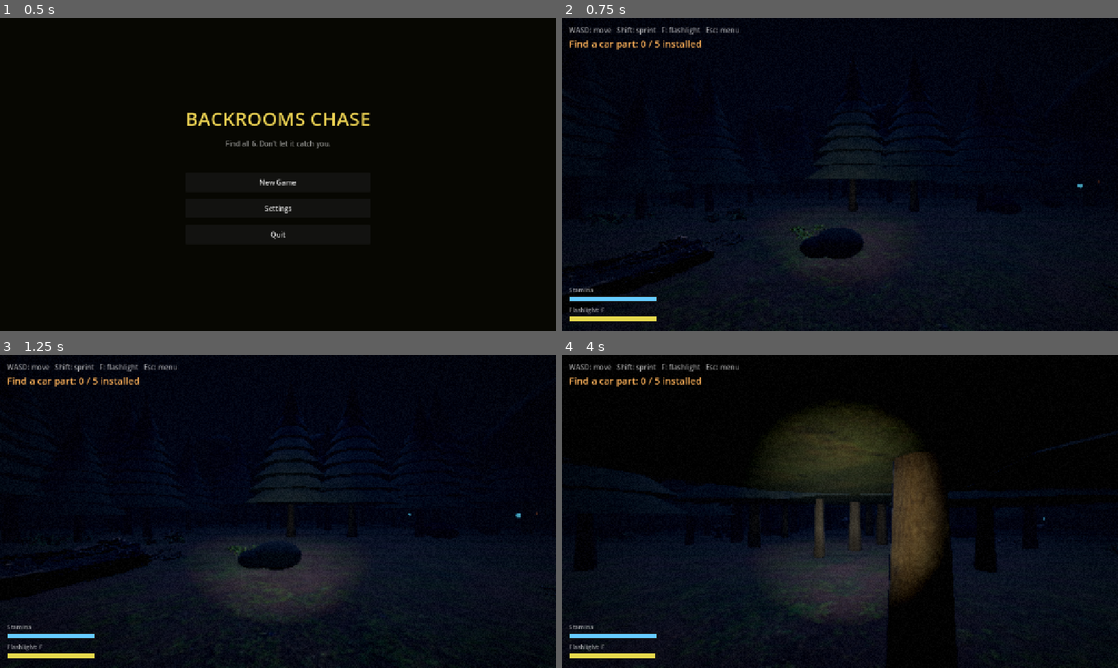
Above: before the commit, frames 1-4 (two rows, left to right).
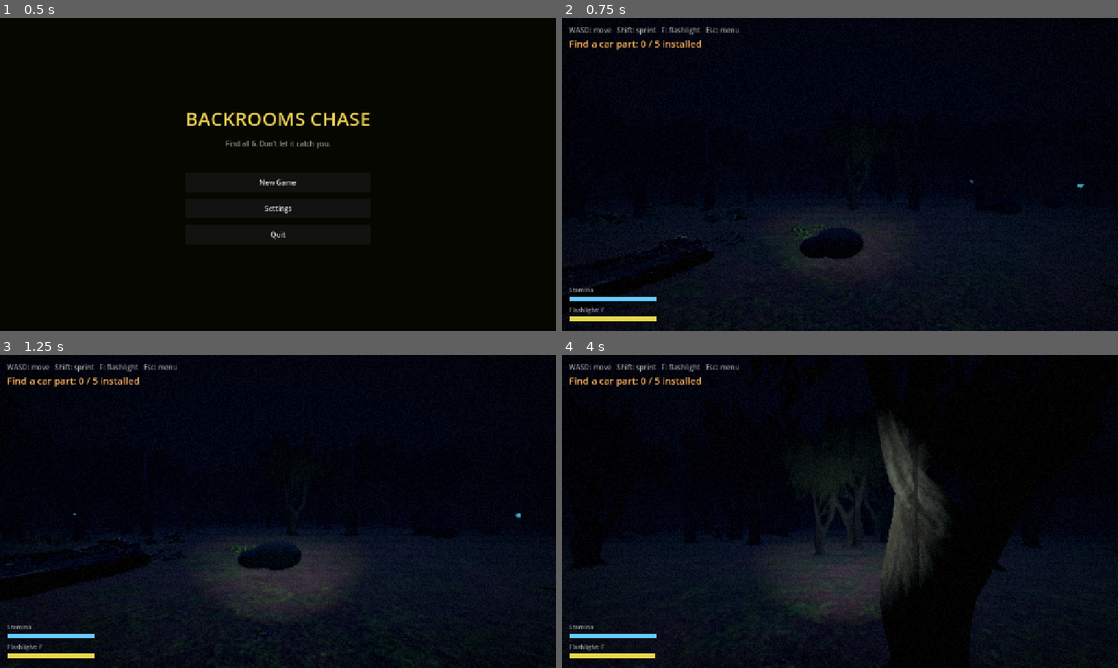
Above: after the commit, the same moments.

Repository: moorejasper060-oss/backrooms-chase
Game: Godot game, scene res://menu.tscn
Two runs of this game, one before a commit and one after it. Both use one fixed random seed, a clock stepped at 60 frames per second and the inputs below.
Inputs (mouse positions are in pixels of both pictures, inside the frame that each line leads up to):
- Up to frame 1 (0.5 s): no input
- Up to frame 2 (0.75 s): click "New Game" at 0.5 s
- Up to frame 3 (1.25 s): no input
- Up to frame 4 (4 s): tap Enter (ui_accept) at 1.25, 1.52, 2.27, 3.77 s; move the mouse to (867, 511) at 1.27 s; hold F (flashlight) 1.28-2.03 s; hold W (move_forward) from 1.28 s (still down); tap Shift (sprint) at 1.55, 2.1, 3.05 s; move the mouse to (812, 511) at 2.02 s; tap F (flashlight) at 2.3, 3.8 s; move the mouse to (851, 505) at 2.77 s; hold F (flashlight) 2.78-3.53 s; move the mouse to (834, 517) at 3.52 s; tap E (interact) at 3.6 s

Frame 1 is identical in both runs. In frame 2, 0.4% of the frame differs, in the area x 46-97%, y 13-62%; in frame 3, 0.9%; in frame 4, 8.5%, in the area x 15-98%, y 17-98%.

Commit message:
Real-tree billboard impostors + fewer items + relentless monster
Trees: drop the primitive/cone canopies for real-tree billboard impostors. A
photo-scanned Poly Haven tree (island_tree_02) was rendered once to an
alpha-cutout texture; in-game each tree is two crossed quads with that texture,
GPU-instanced via MultiMesh (~4 tris/tree). Looks like a real forest, the heavy
44MB source mesh never ships (only a 577KB PNG), and FPS holds at ~46.

Gameplay (per playtest feedback):
- Fewer items: batteries 5 -> 3.
- Monster no longer easy to lose in dense woods: in the forest it hears you
  through trees (8.5m), hunts your last position much longer (11s), sees 30m,
  and is +0.6 faster (must sprint to break away). Forest-only overrides; the
  Backrooms level is untouched.

Old procedural tree-mesh builders are now dead code (kept, unused).

Co-Authored-By: Claude Opus 4.8 (1M context) <noreply@anthropic.com>

Diff:
--- a/world_forest.gd
+++ b/world_forest.gd
@@ -9,7 +9,7 @@
 @export var rows := 40
 @export var cell_size := 3.0          # 40 * 3 = 120 m of forest
 @export var part_count := 5           # car parts to find
-@export var battery_count := 5        # flashlight batteries scattered
+@export var battery_count := 3        # flashlight batteries scattered (fewer items)
 @export var tree_count := 480         # scattered interior trees (MultiMesh — cheap to go dense)
 @export var bush_count := 120         # primitive filler bushes (real ferns/logs added on top)
 @export var log_count := 0            # replaced by real Poly Haven fallen logs
@@ -229,9 +229,8 @@
 		_add_tree_xform(cell, pine_xforms if _rng.randf() < 0.65 else leaf_xforms, colliders)
 		placed += 1
 
-	# Whole forest in a couple of GPU-instanced draw calls.
-	_make_multimesh(_build_conifer_mesh(), pine_xforms)
-	_make_multimesh(_build_broadleaf_mesh(), leaf_xforms)
+	# Whole forest as GPU-instanced real-tree billboards (~one draw call).
+	_make_multimesh(_build_impostor_tree_mesh(), pine_xforms + leaf_xforms)
 
 	# Collision-only cylinders (the MultiMesh is the visual).
 	for c in colliders:
@@ -241,7 +240,7 @@
 	_block(cell)
 	var base := cell_to_world(cell)
 	var pos := Vector3(base.x + _rng.randf_range(-0.9, 0.9), 0.0, base.z + _rng.randf_range(-0.9, 0.9))
-	var s := _rng.randf_range(0.8, 1.5)
+	var s := _rng.randf_range(1.4, 2.4)
 	var yaw := _rng.randf_range(0.0, TAU)
 	arr.append(Transform3D(Basis(Vector3.UP, yaw).scaled(Vector3(s, s, s)), pos))
 	colliders.append([pos, s])
@@ -265,12 +264,38 @@
 	body.position = pos
 	var col := CollisionShape3D.new()
 	var sh := CylinderShape3D.new()
-	sh.radius = 0.4 * s
-	sh.height = 7.0 * s
+	sh.radius = 0.5            # thin trunk collider regardless of canopy scale
+	sh.height = 5.0
 	col.shape = sh
-	col.position = Vector3(0.0, 3.5 * s, 0.0)
+	col.position = Vector3(0.0, 2.5, 0.0)
 	body.add_child(col)
 	add_child(body)
+
+## Real-tree billboard: two crossed quads textured with a photo-scanned tree
+## impostor (alpha-scissor cutout), GPU-instanced so the whole forest is ~one
+## draw call yet looks like real trees instead of primitives.
+func _build_impostor_tree_mesh() -> ArrayMesh:
+	var w := 4.21
+	var hgt := 3.41
+	var mat := StandardMaterial3D.new()
+	var tex := _load_tex("res://textures/tree1_impostor.png")
+	if tex:
+		mat.albedo_texture = tex
+	mat.transparency = BaseMaterial3D.TRANSPARENCY_ALPHA_SCISSOR
+	mat.alpha_scissor_threshold = 0.5
+	mat.cull_mode = BaseMaterial3D.CULL_DISABLED
+	mat.albedo_color = Color(0.6, 0.64, 0.58)   # slight dark night tint
+	mat.roughness = 1.0
+	var st := SurfaceTool.new()
+	st.begin(Mesh.PRIMITIVE_TRIANGLES)
+	var q := QuadMesh.new()
+	q.size = Vector2(w, hgt)
+	st.append_from(q, 0, Transform3D(Basis(), Vector3(0.0, hgt * 0.5, 0.0)))
+	st.append_from(q, 0, Transform3D(Basis(Vector3.UP, PI * 0.5), Vector3(0.0, hgt * 0.5, 0.0)))
+	var mesh := ArrayMesh.new()
+	mesh.add_surface_from_arrays(Mesh.PRIMITIVE_TRIANGLES, st.commit_to_arrays())
+	mesh.surface_set_material(0, mat)
+	return mesh
 
 ## A layered conifer as one 2-surface mesh (trunk=bark, foliage=leaves) so the
 ## whole forest renders via MultiMesh in a couple of draw calls. Many drooping
@@ -644,6 +669,13 @@
 	_monster.caught.connect(_on_player_caught)
 	_monster.spotted.connect(_on_spotted)
 	add_child(_monster)
+	# Dense woods break line-of-sight too easily, so make it relentless: hears you
+	# through the trees, hunts your last position far longer, and is a touch faster
+	# than your walk (you must sprint — and manage stamina — to break away).
+	_monster.hear_radius = maxf(_monster.hear_radius, 8.5)
+	_monster.give_up_time = maxf(_monster.give_up_time, 11.0)
+	_monster.sight_range = maxf(_monster.sight_range, 30.0)
+	_monster.chase_speed += 0.6
 
 func _spawn_car() -> void:
 	_car = CAR_SCRIPT.new()
Binary file added: textures/tree1_impostor.png
